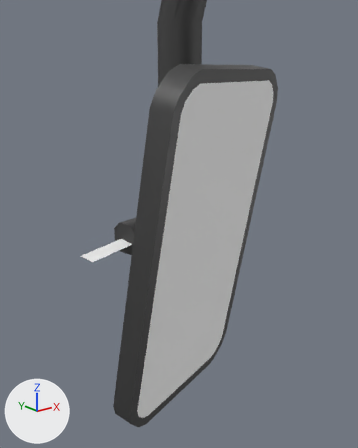
The glTF model _out/Data/Automatic9045/LV290/Models/SideMirrorL.glb: old version first, new version second.
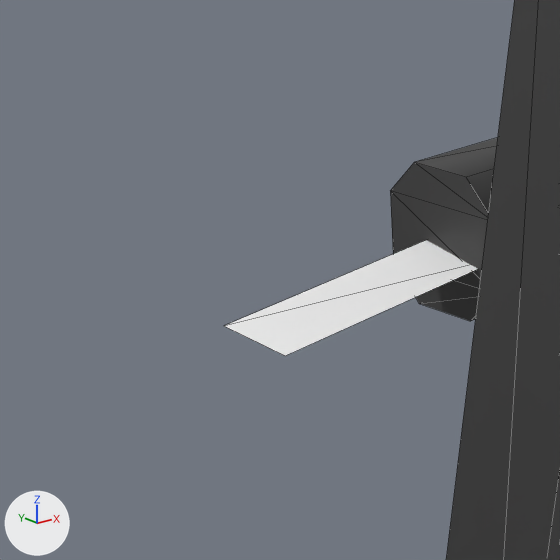
Old and new are each drawn from a 50 mm lens placed at (-1.645, -0.202, 2.238), pointed at (-1.37, 0.143, 2.1) and again close up on the part from 10% to 42% of the width and 42% to 68% of the height. The lights are fixed; the arrows at lower left show +X, +Y and +Z. The first two pictures are the older version. The close-ups show mesh edges as thin lines. Where no turn or scale is listed for an object, it has been applied to the vertices. Vertices at exactly the same position are counted once.

Script lines for the objects in view, before the commit:
```python
me_サイドミラーl_本体 = bpy.data.meshes.new('サイドミラーL-本体')
me_サイドミラーl_本体.from_pydata(...)  # 109 vertices, 198 faces; spans x -0.093..0.102, y -0.079..0.046, z -0.168..0.161
# faces by material slot: [182, 16]
me_サイドミラーl_本体.materials.append(mat_ヘッドライト_ミラー)  # dark grey #404040
me_サイドミラーl_本体.materials.append(mat_sidemirror)  # picture img_dummy_png
me_サイドミラーl_柱 = bpy.data.meshes.new('サイドミラーL-柱')
me_サイドミラーl_柱.from_pydata(...)  # 120 vertices, 220 faces; spans x -0.184..0.018, y -0.002..0.602, z -0.508..0.063
# faces by material slot: [218, 2]
me_サイドミラーl_柱.materials.append(mat_ヘッドライト_ミラー)  # dark grey #404040
me_サイドミラーl_柱.materials.append(mat_sidemirror)  # picture img_dummy_png
ob_サイドミラーl_本体 = bpy.data.objects.new('サイドミラーL-本体', me_サイドミラーl_本体)
ob_サイドミラーl_本体.location = (-1.3639, 0.148, 2.08)
ob_サイドミラーl_柱 = bpy.data.objects.new('サイドミラーL-柱', me_サイドミラーl_柱)
ob_サイドミラーl_柱.location = (-1.22, -0.38, 2.5575)
```
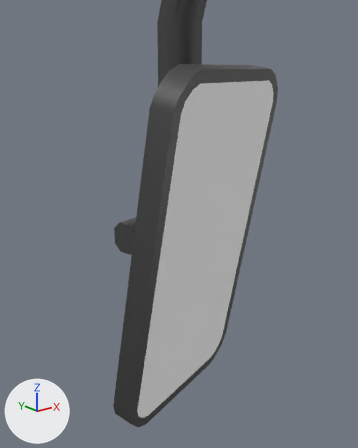
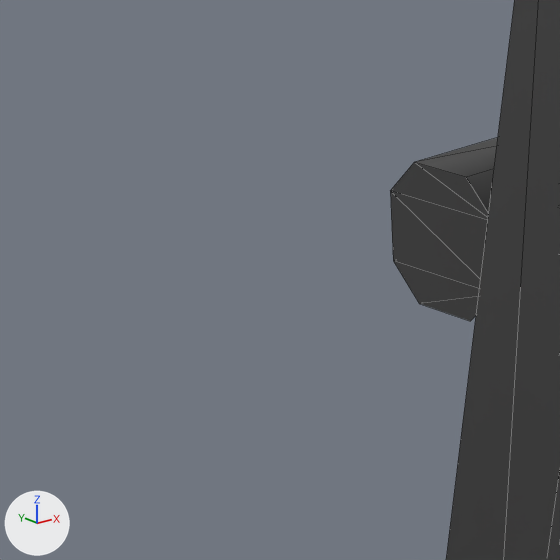
Pixel boxes [x1, y1, x2, y2] of what changed, in the close-ups (560 x 560 px):
'サイドミラーL-本体', reshaped: before [225, 0, 560, 560]; after [446, 0, 560, 560]
part 1 of me_サイドミラーl_本体, deleted: before [225, 240, 477, 356]

The edits, one by one:
me_サイドミラーl_本体 is used by ob_サイドミラーl_本体; location (-1.3639, 0.148, 2.08).
me_サイドミラーl_本体 had 109 vertices, 198 faces and spanned x -0.093..0.102, y -0.079..0.046, z -0.168..0.161.
me_サイドミラーl_本体 now has 105 vertices, 196 faces and spans x -0.09..0.102, y -0.079..0.041, z -0.168..0.161.
me_サイドミラーl_本体 part 1: the loose piece of 4 vertices spanning x -0.093..-0.026, y 0.012..0.046, z -0.003..-0.001 is deleted.
